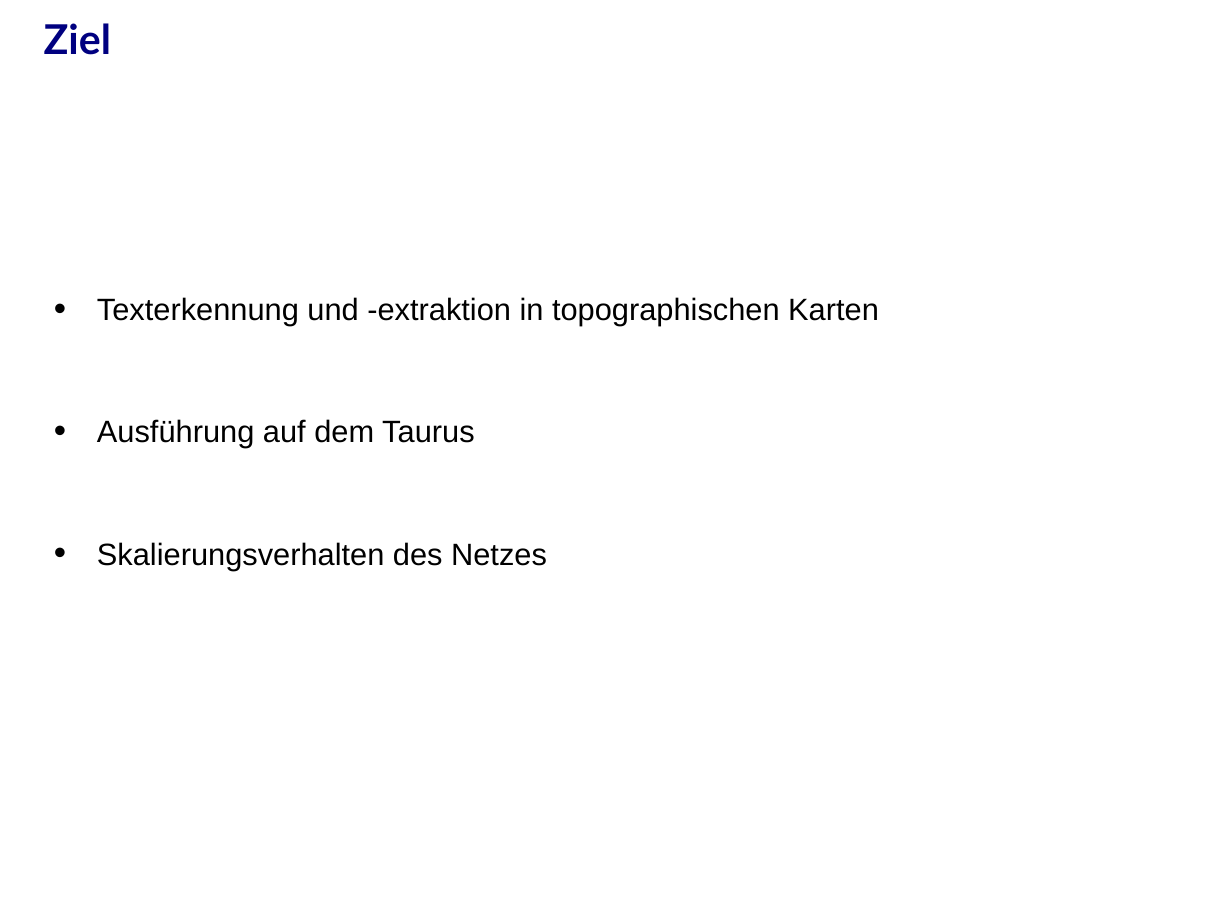
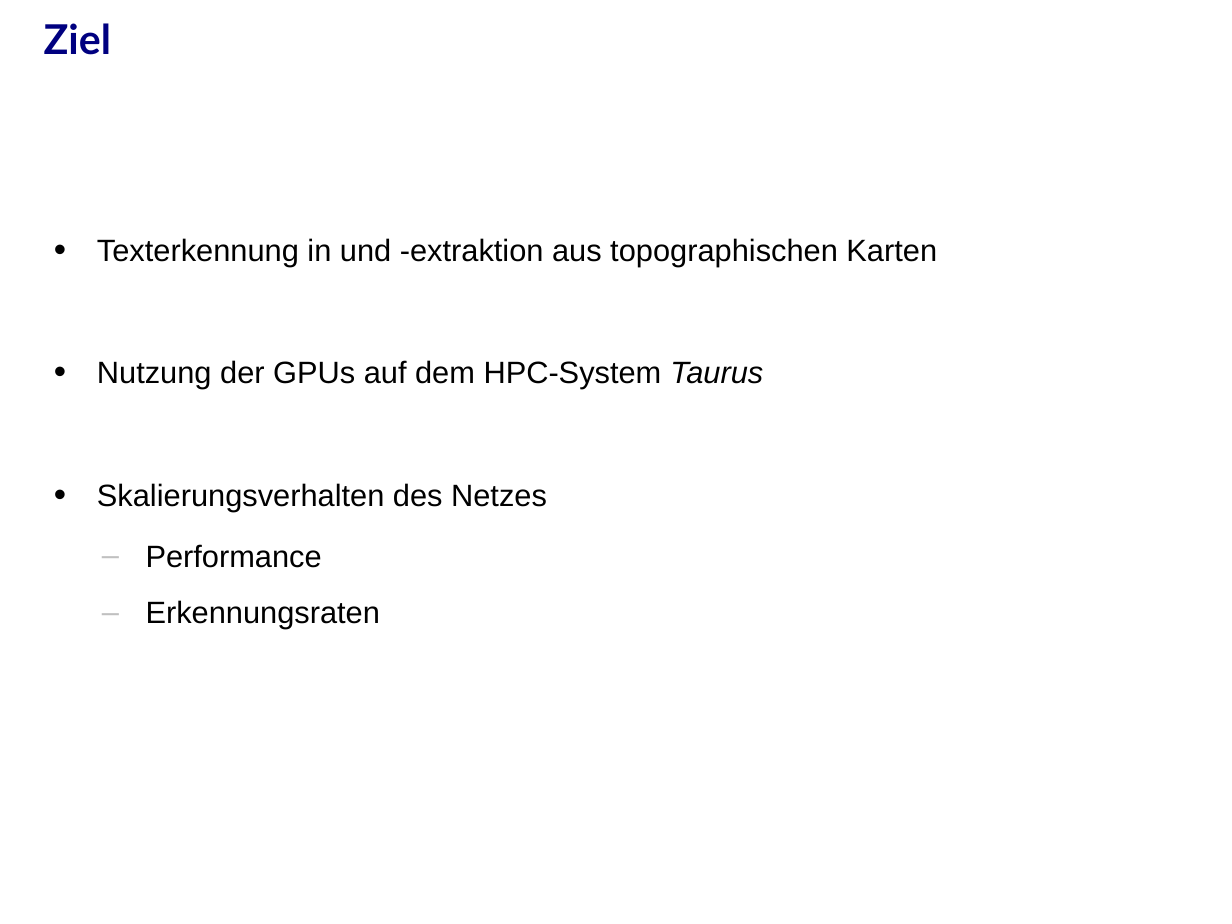
Before and after one commit to j-stephan/d960, a slide deck: slide 5 of presentation/presentation.odp. Drawn at 1232x924 pixels with LibreOffice and Linux fonts; fonts in the diff are those of the drawing; background and template pictures are left out. Boxes give left, top, right and bottom in pixels: in the first picture for what was removed or moved away, otherwise in the second. Text is boxed around its words. In the diff, an @@ line names an element or a change of style, - is before the commit and + after.

```diff
--- a/presentation/presentation.odp
+++ b/presentation/presentation.odp
@@ text at (x1=97, y1=238, x2=937, y2=389): text changed @@
-• Texterkennung und -extraktion in topographischen Karten
-• Ausführung auf dem Taurus
+• Texterkennung in und -extraktion aus topographischen Karten
+• Nutzung der GPUs auf dem HPC-System Taurus
@@ text at (x1=146, y1=544, x2=380, y2=629): paragraphs added @@
+  – Performance
+  – Erkennungsraten
```
Also in this commit, not shown: 14 other slides changed, 7 slides added, 4 slides removed, 1 other file.
